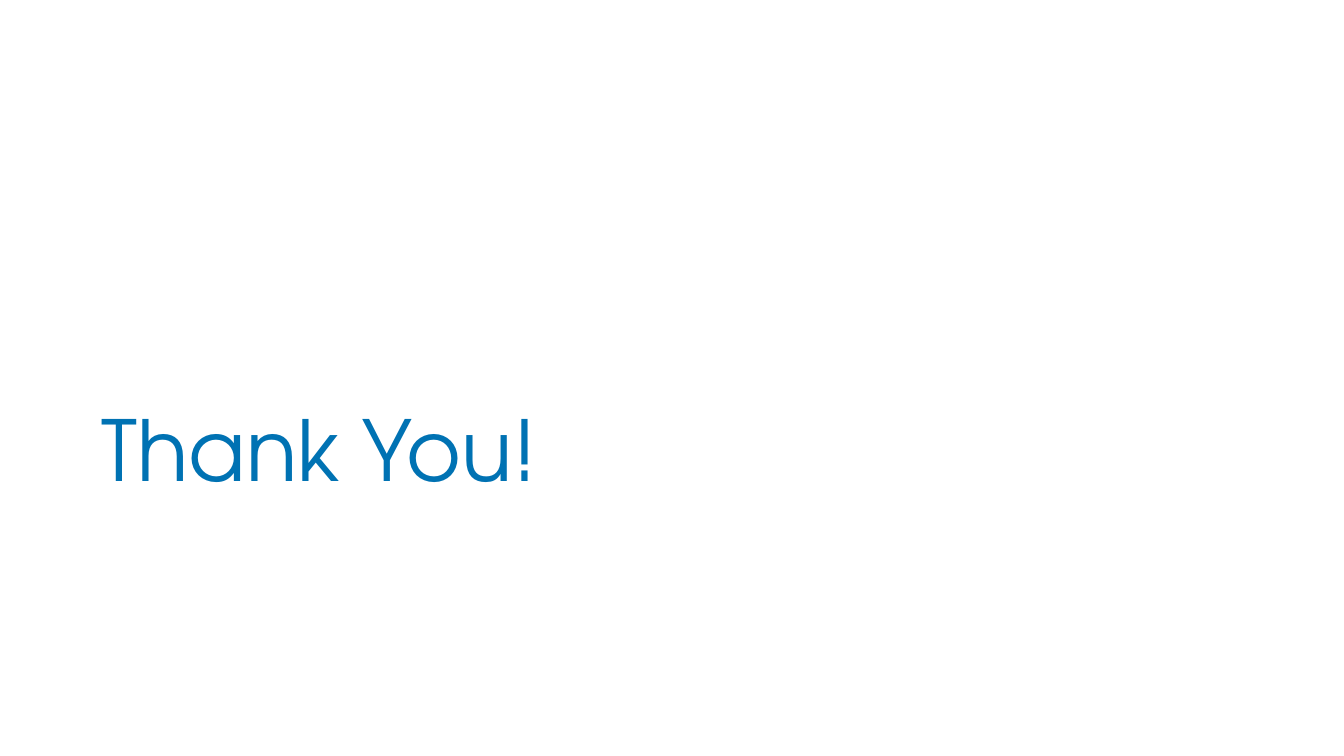
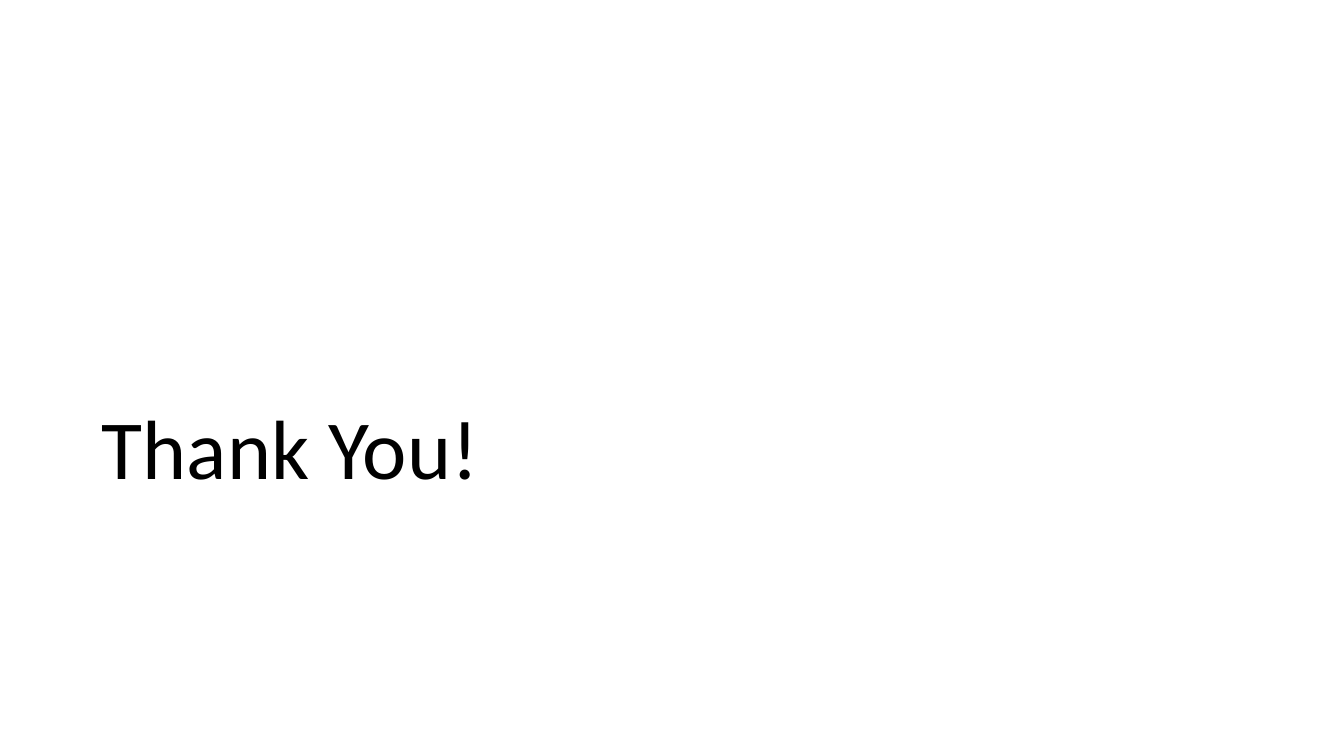
Before and after one commit to pgirgaonkar/Unix_Introduction, a slide deck: slide 10 of Unix-Introduction.pptx. Drawn at 1344x756 pixels with LibreOffice and Linux fonts; fonts in the diff are those of the drawing. Boxes give left, top, right and bottom in pixels: in the first picture for what was removed or moved away, otherwise in the second. Text is boxed around its words. In the diff, an @@ line names an element or a change of style, - is before the commit and + after.

Commit message:
Theme

```diff
--- a/Unix-Introduction.pptx
+++ b/Unix-Introduction.pptx
@@ title "Thank You!" at (x1=102, y1=420, x2=478, y2=480): font TeX Gyre Adventor to Calibri, text colour #0072B3 to #000000; line spacing 1 to 0.9 @@
```
Also in this commit, not shown: 8 other slides changed.
